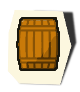
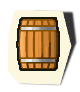
Two versions of the same layered image (w=80, h=92). Layer-by-layer changes:
added layer "Layer" above "Pasted Layer" over [21,27,56,62]
painted on "yellow" over [20,20,58,68]
